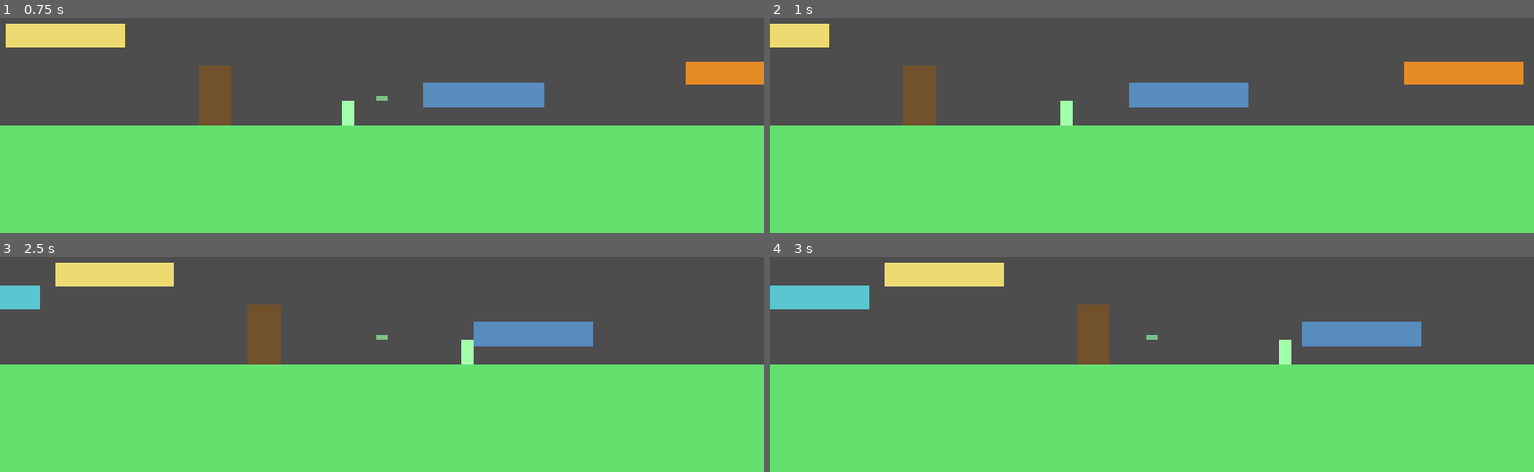
Above: before the commit, frames 1-4 (two rows, left to right).
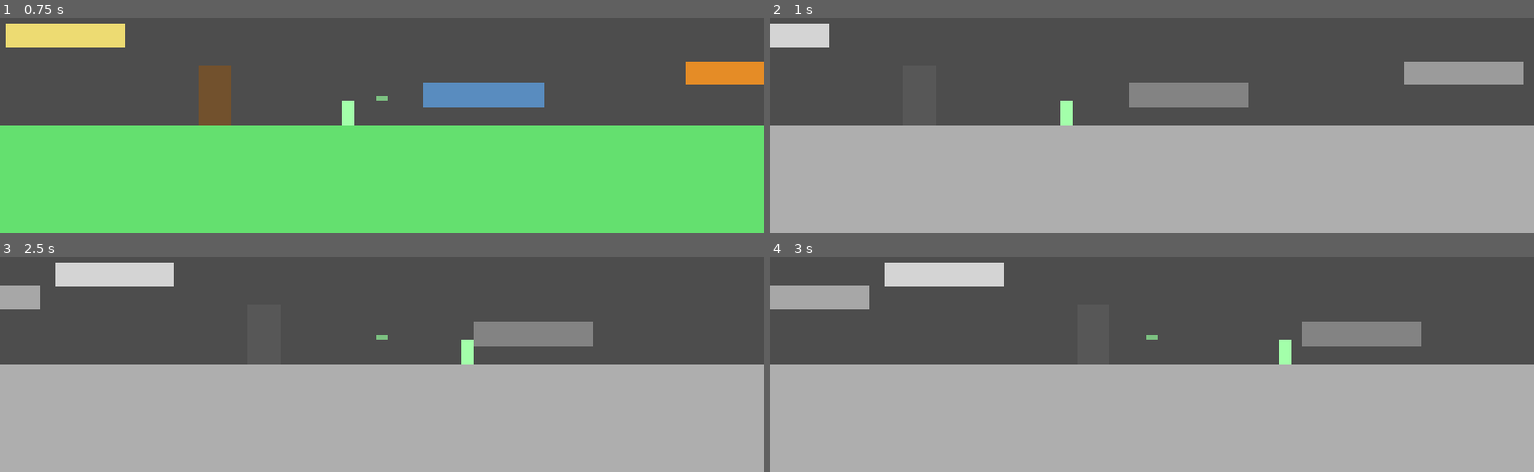
Above: after the commit, the same moments.

Repository: LZJ223/PICTOUR
Game: Godot game, scene res://Prototype_Game.tscn
Same seed, same stepped clock (60 frames per second), same inputs: the game is played once before the commit and once after it.
Inputs (mouse positions are in pixels of both pictures, inside the frame that each line leads up to):
- Up to frame 1 (0.75 s): move the mouse to (outside the picture) at 0.52 s; hold D (move_right) from 0.53 s (still down); hold Shift (UAV) from 0.53 s (still down)
- Up to frame 2 (1 s): keep holding D (move_right); keep holding Shift (UAV); tap Space (jump) at 0.77 s; tap V (eagle_eye, bound only after the commit) at 0.8 s
- Up to frame 3 (2.5 s): move the mouse to (229, 278) at 1.27 s; release Shift (UAV) at 1.28 s; tap V (eagle_eye, bound only after the commit) at 1.35, 2.3 s; tap Space (jump) at 1.52 s; tap Shift (UAV) at 1.55 s; move the mouse to (outside the picture) at 2.02 s; release D (move_right) at 2.03 s; hold A (move_left) from 2.03 s (still down); hold Shift (UAV) from 2.03 s (still down)
- Up to frame 4 (3 s): move the mouse to (1113, 343) at 2.77 s; release A (move_left) at 2.78 s; release Shift (UAV) at 2.78 s; hold D (move_right) from 2.78 s (still down); click (1113, 343) at 2.85 s

Frame 1 is identical in both runs. In frame 2, 56% of the frame differs, in the area x 0-100%, y 2-100%; in frame 3, 55%; in frame 4, 56%.

Commit message:
更新角色能力：鹰眼
Co-authored-by: Cursor <cursoragent@cursor.com>

Diff:
--- a/Component/Object/Layer_Object.gd
+++ b/Component/Object/Layer_Object.gd
@@ -18,6 +18,8 @@
 var shadow_box: Array[Polygon2D] = []
 var shadow_visual: Array[Polygon2D] = []
 var shadow_active: Array[bool] = []
+const _EAGLE_SHADER := preload("res://Component/Visual/Eagle_Eye_Grayscale.gdshader")
+static var _eagle_gray_material: ShaderMaterial
 
 ## 初始化
 func _ready() -> void:
@@ -51,6 +53,52 @@
 	collision_mask = 0
 	self.set_collision_layer_value(owner_layer.layer_id + 1, true)
 	self.set_collision_mask_value(owner_layer.layer_id + 1, true)
+	refresh_eagle_eye()
+
+## 鹰眼打开时，不在玩家当前碰撞层的画面变成灰。原来的颜色会保留。
+func refresh_eagle_eye() -> void:
+	if visual_root == null:
+		return
+	var gray := Global.eagle_eye and not _is_player_layer()
+	_set_eagle_gray(visual_root, gray)
+	for node in shadow_box:
+		_set_eagle_gray(node, gray)
+	for node in shadow_visual:
+		_set_eagle_gray(node, gray)
+	var shadow_template := get_node_or_null("Shadow") as CanvasItem
+	if shadow_template != null:
+		_set_eagle_gray(shadow_template, gray)
+
+func _is_player_layer() -> bool:
+	if Global.player == null or owner_layer == null:
+		return true
+	return owner_layer.layer_id == Global.player.collision_group - 1
+
+func _set_eagle_gray(node: Node, gray: bool) -> void:
+	if node is Polygon2D or node is Line2D:
+		_apply_gray_material(node as CanvasItem, gray)
+	for child in node.get_children():
+		_set_eagle_gray(child, gray)
+
+func _apply_gray_material(item: CanvasItem, gray: bool) -> void:
+	var gray_material := _shared_eagle_material()
+	if gray:
+		if item.material == gray_material:
+			return
+		item.set_meta(&"eagle_eye_previous_material", item.material)
+		item.material = gray_material
+		return
+	if item.material != gray_material:
+		return
+	var previous: Material = item.get_meta(&"eagle_eye_previous_material")
+	item.material = previous
+	item.remove_meta(&"eagle_eye_previous_material")
+
+static func _shared_eagle_material() -> ShaderMaterial:
+	if _eagle_gray_material == null:
+		_eagle_gray_material = ShaderMaterial.new()
+		_eagle_gray_material.shader = _EAGLE_SHADER
+	return _eagle_gray_material
 
 ## 寻找母图层
 func find_owner_layer() -> DepthLayer:
--- /dev/null
+++ b/Component/Visual/Eagle_Eye_Grayscale.gdshader
@@ -0,0 +1,10 @@
+shader_type canvas_item;
+
+uniform float gray_amount : hint_range(0.0, 1.0) = 1.0;
+
+void fragment() {
+	vec4 color = texture(TEXTURE, UV) * COLOR;
+	float luma = dot(color.rgb, vec3(0.299, 0.587, 0.114));
+	color.rgb = mix(color.rgb, vec3(luma), gray_amount);
+	COLOR = color;
+}
--- a/System_Script/Global.gd
+++ b/System_Script/Global.gd
@@ -14,6 +14,17 @@
 ## 全局状态信息
 var object_selected: LayerObject = null
 var camera_fixed: bool = true
+var eagle_eye: bool = false
+
+## 开关鹰眼，并让全部图层物体按当前所在层刷新画面
+func set_eagle_eye(enabled: bool) -> void:
+	eagle_eye = enabled
+	var tree := get_tree()
+	if tree == null:
+		return
+	for node in tree.get_nodes_in_group("layer_objects"):
+		if node.has_method("refresh_eagle_eye"):
+			node.refresh_eagle_eye()
 
 ## 自动查找主场景中的 Player、Camera、Level 和全部 DepthLayer
 func discover_scene_nodes(scene_root: Node) -> void:
--- a/System_Script/Signal.gd
+++ b/System_Script/Signal.gd
@@ -5,6 +5,7 @@
 signal layer_cycle(direction: int, check_collision: bool)
 signal layer_change(direction: int, object: LayerObject)
 signal UAV_activate()
+signal eagle_eye_changed(enabled: bool)
 signal shadow_boolean()
 ## 影子布尔计时器
 var timer: Timer = null
@@ -34,6 +35,10 @@
 			layer_change.emit(-1, Global.object_selected)
 	if event.is_action_pressed("UAV"):
 		UAV_activate.emit()
+	if event.is_action_pressed("eagle_eye"):
+		Global.set_eagle_eye(not Global.eagle_eye)
+		eagle_eye_changed.emit(Global.eagle_eye)
+		timer_reset()
 	## 点击交互与物件选取
 	if event.is_action_pressed("pickup"):
 		timer_reset()
--- a/project.godot
+++ b/project.godot
@@ -68,6 +68,11 @@
 "events": [Object(InputEventKey,"resource_local_to_scene":false,"resource_name":"","device":-1,"window_id":0,"alt_press …(195 unchanged characters)…
 ]
 }
+eagle_eye={
+"deadzone": 0.2,
+"events": [Object(InputEventKey,"resource_local_to_scene":false,"resource_name":"","device":-1,"window_id":0,"alt_pressed":false,"shift_pressed":false,"ctrl_pressed":false,"meta_pressed":false,"pressed":false,"keycode":0,"physical_keycode":86,"key_label":0,"unicode":118,"location":0,"echo":false,"script":null)
+]
+}
 pickup={
 "deadzone": 0.2,
 "events": [Object(InputEventMouseButton,"resource_local_to_scene":false,"resource_name":"","device":-1,"window_id":0,"a …(258 unchanged characters)…
Not shown, added: Component/Visual/Eagle_Eye_Grayscale.gdshader.uid
